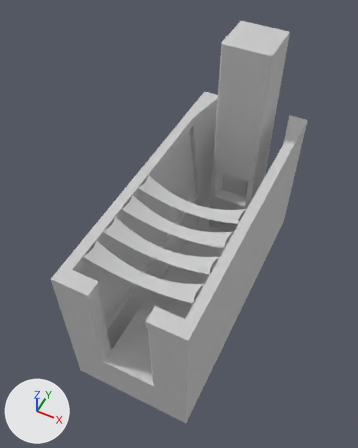
An edit to the FBX model Sync/Assets/Objects/World/Survival/Survival Levelup.FBX, drawn before and after from the same camera.
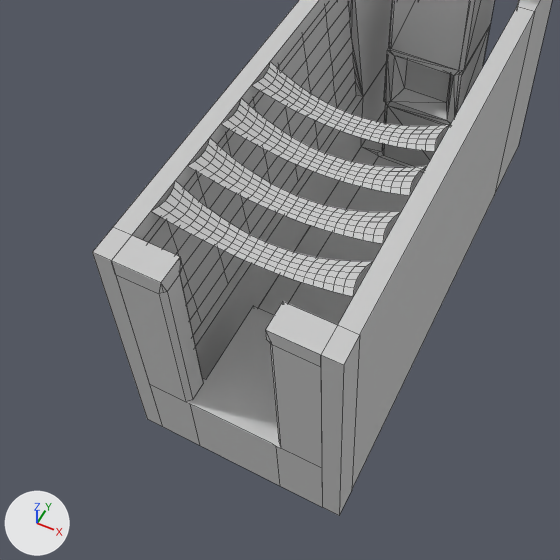
There are two pictures of each version: one whole from a 50 mm camera at (132.0, -199.0, 429.0) aimed at (-8.0, 82.0, 79.0), one close up on the part from 0% to 86% of the width and 31% to 100% of the height. Arrows for +X, +Y and +Z are at lower left; the lights stay in place. The close-ups show mesh edges as thin lines. Where no turn or scale is listed for an object, it has been applied to the vertices.

Objects in the first close-up: 'Monolith', 'Monolith Eye', 'Playable', 'Tarp 001', 'Tarp 002', 'Tarp 003', 'Tarp 004', 'World Grass Floor', 'World Lower Wall', 'World Upper Wall', 'World View Wall', 'World View Windows'.
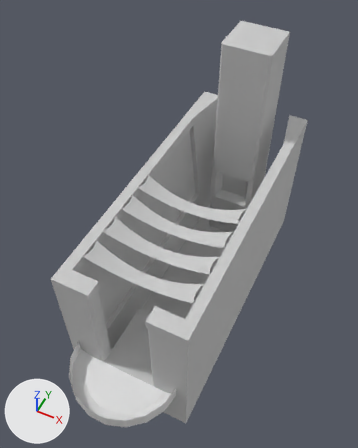
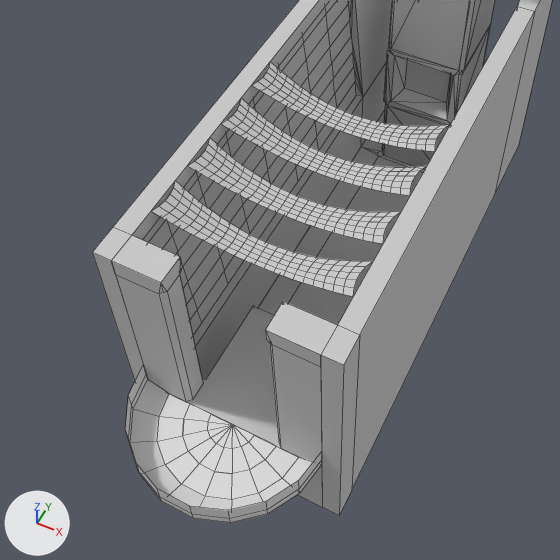
The change, as a diff of the scene's bpy script:
```diff
--- a/Sync/Assets/Objects/World/Survival/Survival Levelup.FBX.py
+++ b/Sync/Assets/Objects/World/Survival/Survival Levelup.FBX.py
@@ me_mesh_014 @@
+me_mesh_014.from_pydata(...)  # 20 vertices, 9 faces; spans x -50.0..50.0, y -49.2..0.0, z 10.0..20.0
@@ me_mesh_018 @@
+me_mesh_018.from_pydata(...)  # 20 vertices, 9 faces; spans x -50.0..50.0, y -49.2..0.0, z 5.0..10.0
@@ me_mesh_015 @@
+me_mesh_015.from_pydata(...)  # 21 vertices, 18 faces; spans x -25.0..25.0, y -24.6..0.0, z 0.0
@@ me_mesh_017 @@
+me_mesh_017.from_pydata(...)  # 24 vertices, 11 faces; spans x -50.0..50.0, y -49.2..0.0, z 0.0..5.0
@@ me_mesh_016 @@
+me_mesh_016.from_pydata(...)  # 20 vertices, 7 faces; spans x -37.5..37.5, y -36.9..0.0, z 0.0
@@ ob_start_area_concrete_wall @@
+ob_start_area_concrete_wall = bpy.data.objects.new('Start Area Concrete Wall', me_mesh_014)
+ob_start_area_concrete_wall.location = (0.0, -40.0, 0.0)
@@ ob_start_area_glass_wall @@
+ob_start_area_glass_wall = bpy.data.objects.new('Start Area Glass Wall', me_mesh_018)
+ob_start_area_glass_wall.location = (0.0, -40.0, 0.0)
@@ ob_start_area_floor_inner @@
+ob_start_area_floor_inner = bpy.data.objects.new('Start Area Floor Inner', me_mesh_015)
+ob_start_area_floor_inner.location = (0.0, -40.0, 0.0)
@@ ob_start_area_tarmac_floor @@
+ob_start_area_tarmac_floor = bpy.data.objects.new('Start Area Tarmac Floor', me_mesh_017)
+ob_start_area_tarmac_floor.location = (0.0, -40.0, 0.0)
@@ ob_start_area_grass_floor @@
+ob_start_area_grass_floor = bpy.data.objects.new('Start Area Grass Floor', me_mesh_016)
+ob_start_area_grass_floor.location = (0.0, -40.0, 0.0)
```

What differs and where, as boxes (x1, y1, x2, y2) in the close-ups (560 x 560 px):
'Start Area Tarmac Floor', added: after (130, 379, 313, 510)
'Start Area Grass Floor', added: after (158, 394, 299, 500)
'Start Area Floor Inner', added: after (183, 404, 276, 474)
'Start Area Concrete Wall', added: after (125, 366, 322, 519)
'Start Area Glass Wall', added: after (129, 376, 322, 523)
